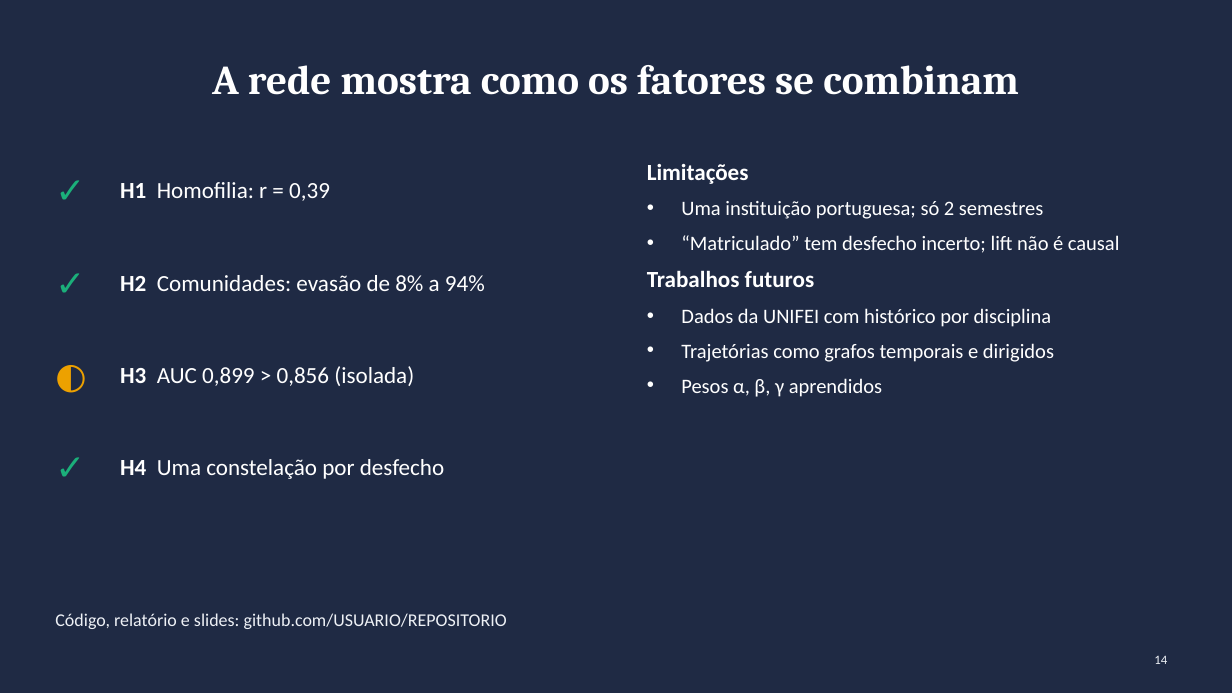
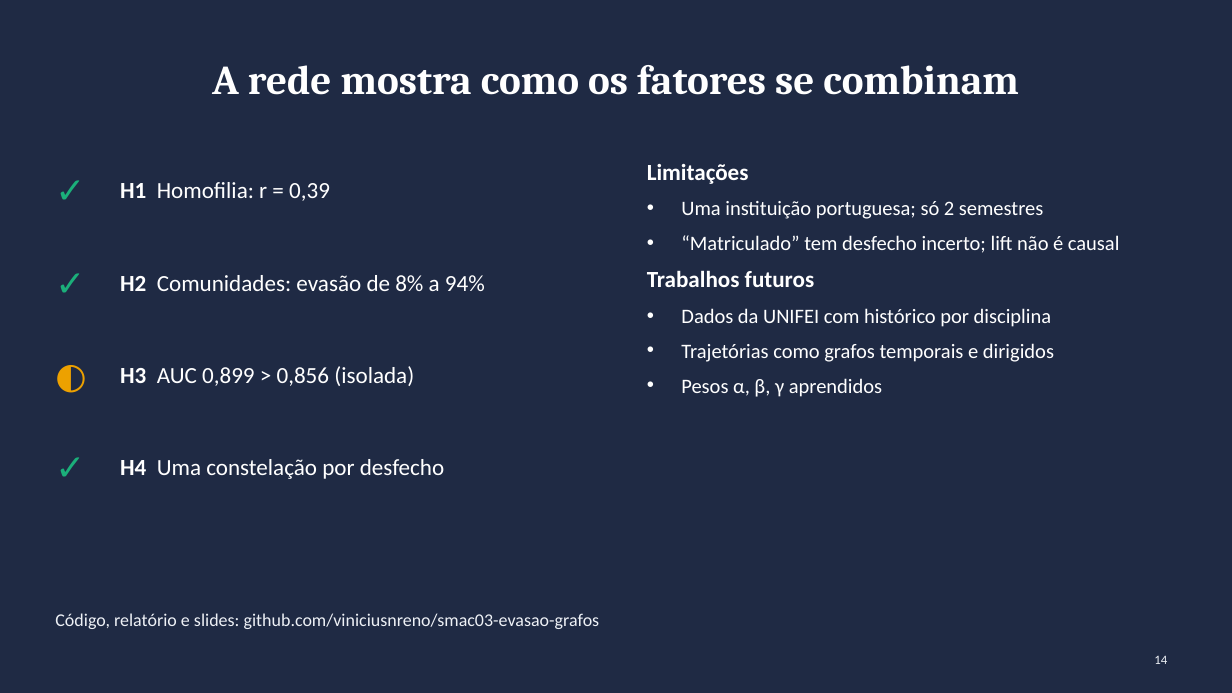
Before and after one commit to viniciusnreno/smac03-evasao-grafos, a slide deck: slide 14 of slides/apresentacao.pptx. Drawn at 1232x693 pixels with LibreOffice and Linux fonts; fonts in the diff are those of the drawing. Boxes give left, top, right and bottom in pixels: in the first picture for what was removed or moved away, otherwise in the second. Text is boxed around its words. In the diff, an @@ line names an element or a change of style, - is before the commit and + after.

Commit message:
Inclui a URL do repositório no relatório e nos slides

```diff
--- a/slides/apresentacao.pptx
+++ b/slides/apresentacao.pptx
@@ text at <box>55,613,600,629</box>: text changed @@
-Código, relatório e slides: github.com/USUARIO/REPOSITORIO
+Código, relatório e slides: github.com/viniciusnreno/smac03-evasao-grafos
```
Also in this commit, not shown: 3 other files.
